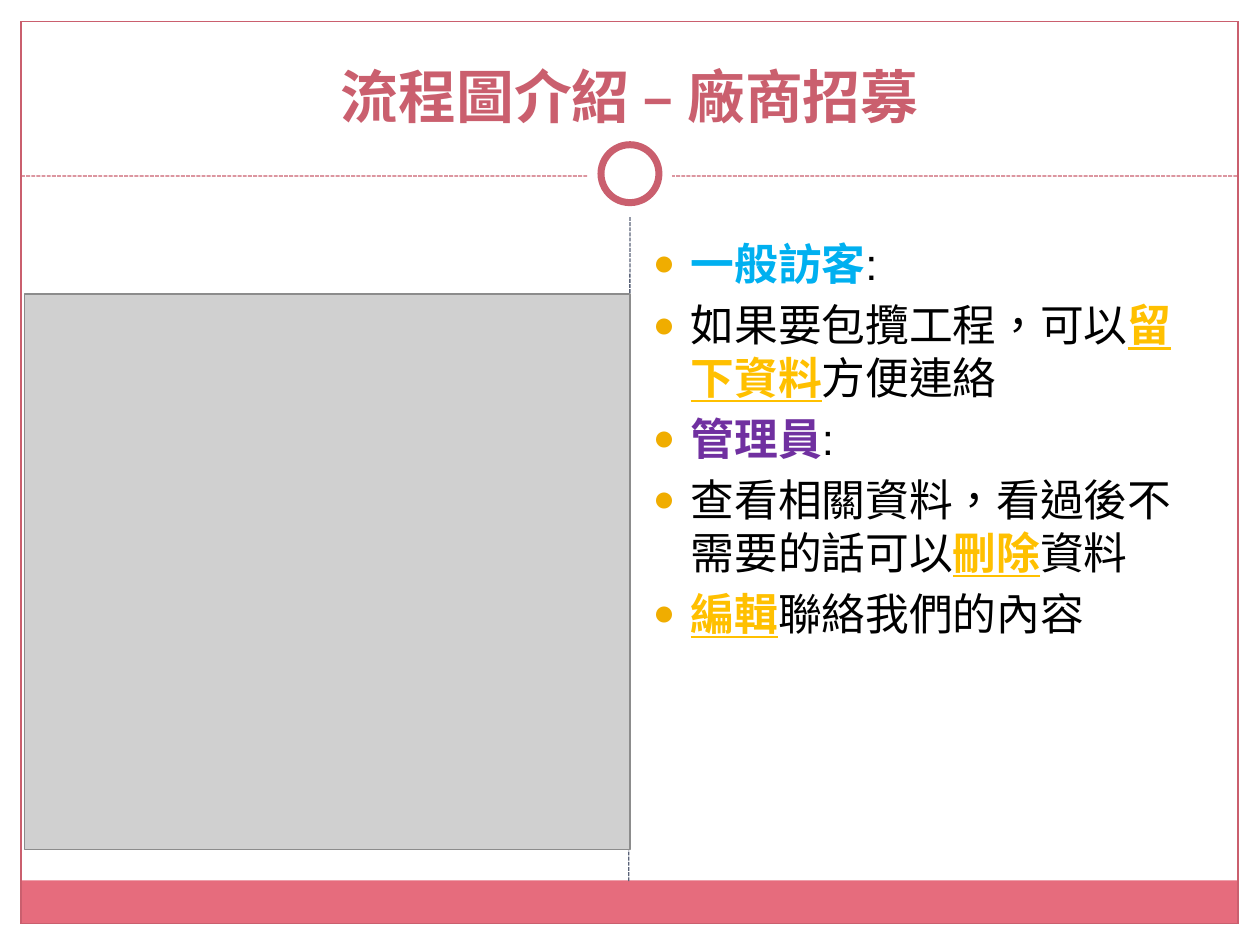
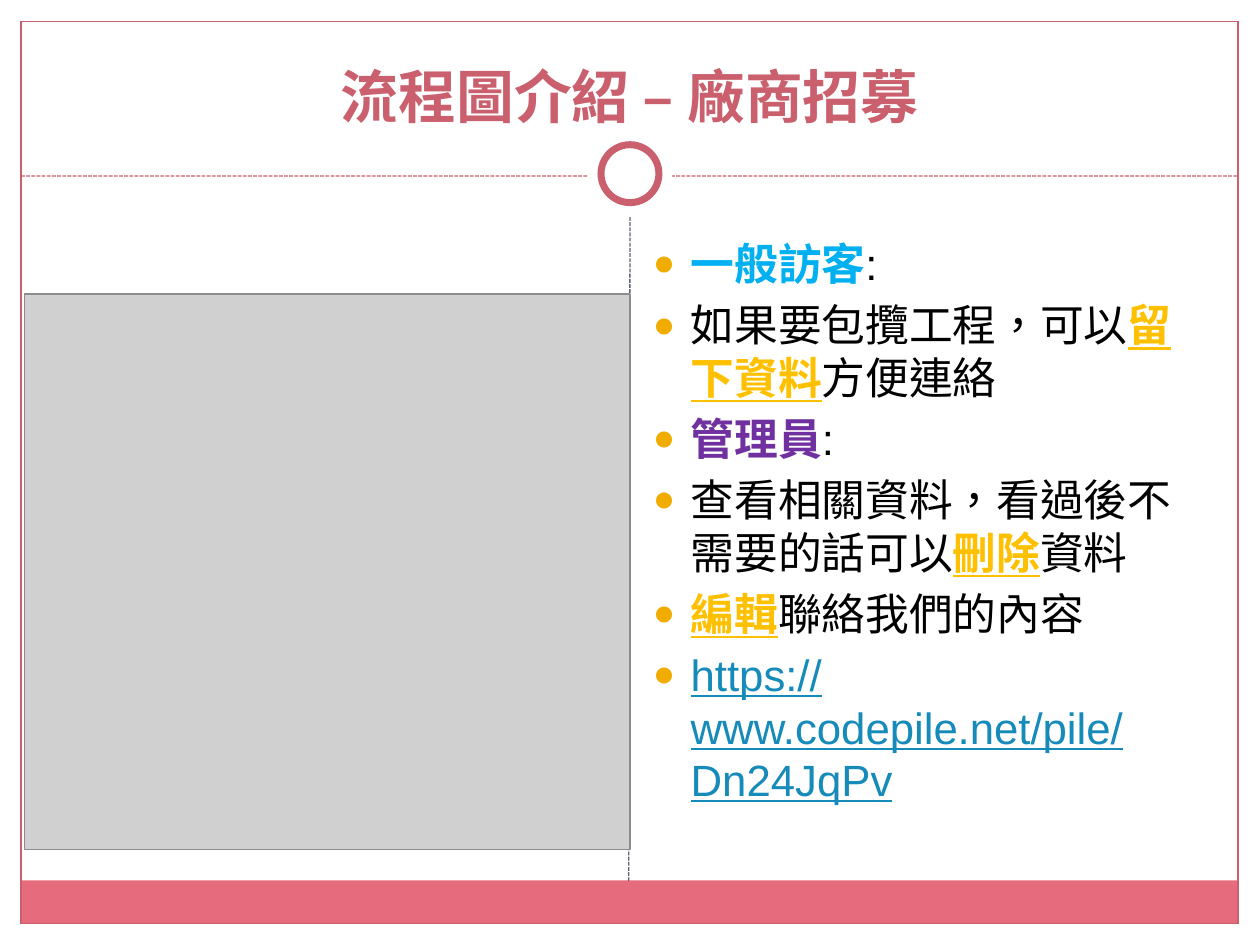
Before and after one commit to tsouleona/gitLab, a slide deck: slide 6 of small_project/data_project/沅淯駿營造有限公司.pptx (slide 5 before the commit). Drawn at 1260x945 pixels with LibreOffice and Linux fonts; fonts in the diff are those of the drawing; grey boxes stand for pictures; background and template pictures are left out. Boxes give left, top, right and bottom in pixels: in the first picture for what was removed or moved away, otherwise in the second. Text is boxed around its words. In the diff, an @@ line names an element or a change of style, - is before the commit and + after.

```diff
--- a/small_project/data_project/沅淯駿營造有限公司.pptx
+++ b/small_project/data_project/沅淯駿營造有限公司.pptx
@@ text at (691, 659, 1123, 805): paragraph added @@
+● https://www.codepile.net/pile/Dn24JqPv
```
Also in this commit, not shown: 3 other slides changed, 1 slide removed.
